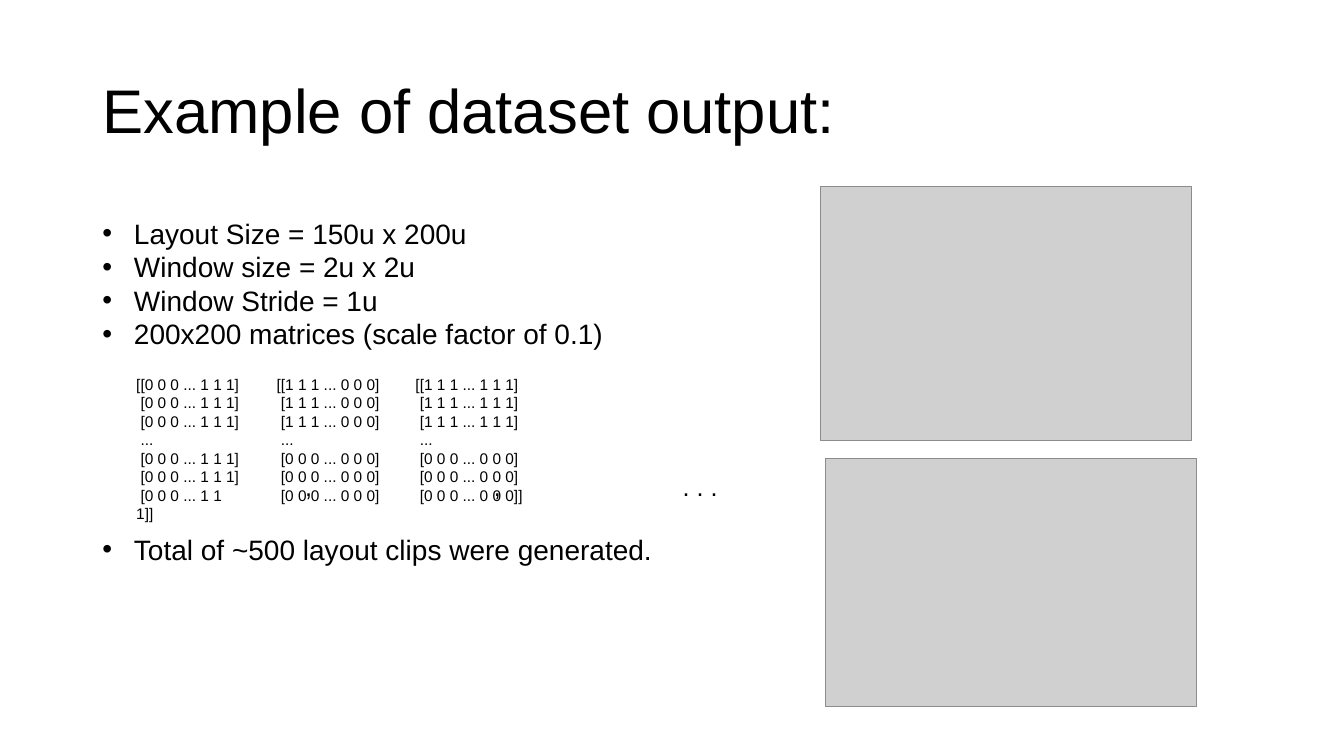
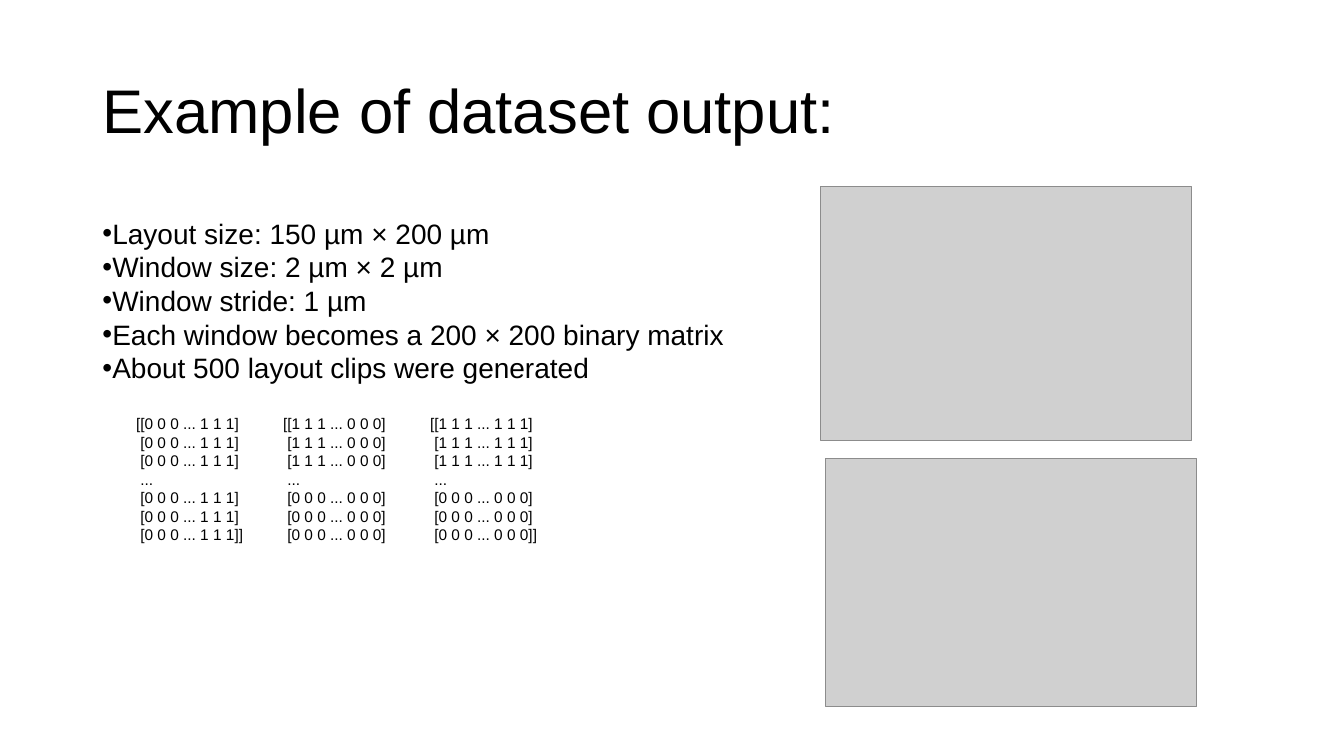
Before and after one commit to nocleo/ADVLSI2_Project_updated, a slide deck: slide 6 of presentation/ADVLSI2_DRC_CNN_Project_Progress.pptx. Drawn at 1344x756 pixels with LibreOffice and Linux fonts; fonts in the diff are those of the drawing; grey boxes stand for pictures. Boxes give left, top, right and bottom in pixels: in the first picture for what was removed or moved away, otherwise in the second. Text is boxed around its words. In the diff, an @@ line names an element or a change of style, - is before the commit and + after.

```diff
--- a/presentation/ADVLSI2_DRC_CNN_Project_Progress.pptx
+++ b/presentation/ADVLSI2_DRC_CNN_Project_Progress.pptx
@@ text at (102, 223, 723, 384): text changed @@
-• Layout Size = 150u x 200u
-• Window size = 2u x 2u
-• Window Stride = 1u
-• 200x200 matrices (scale factor of 0.1)
-, , . . .
-• Total of ~500 layout clips were generated.
+• Layout size: 150 µm × 200 µm
+• Window size: 2 µm × 2 µm
+• Window stride: 1 µm
+• Each window becomes a 200 × 200 binary matrix
+• About 500 layout clips were generated
@@ text "[[0 0 0 ... 1 ..." rewrapped from (136, 379, 239, 523) to (136, 418, 243, 544) @@
@@ text "[[1 1 1 ... 0 ...": place and size @@
-text "[[1 1 1 ... 0 ..." at (277, 379, 380, 504)
+text "[[1 1 1 ... 0 ..." at (283, 418, 386, 544)
@@ text "[[1 1 1 ... 1 ...": place and size @@
-text "[[1 1 1 ... 1 ..." at (415, 379, 522, 504)
+text "[[1 1 1 ... 1 ..." at (430, 418, 537, 544)
```
Also in this commit, not shown: 8 other slides changed, 2 slides added, 11 other files.
